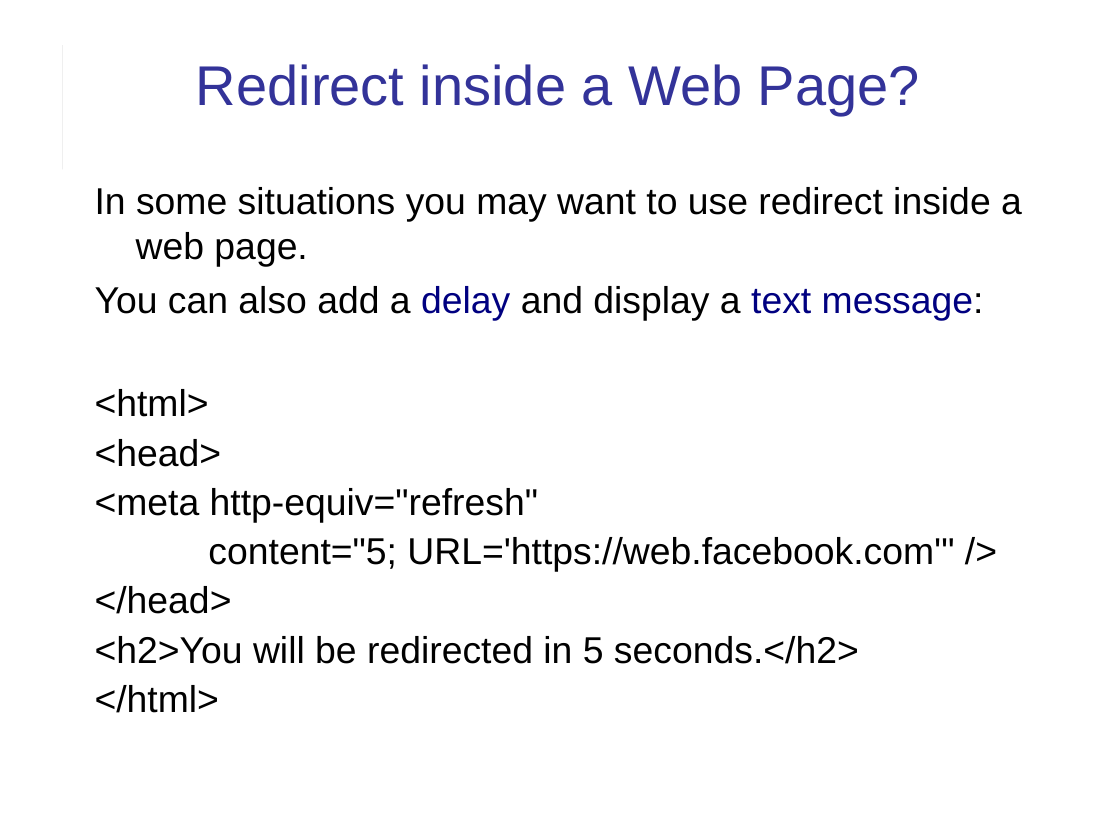
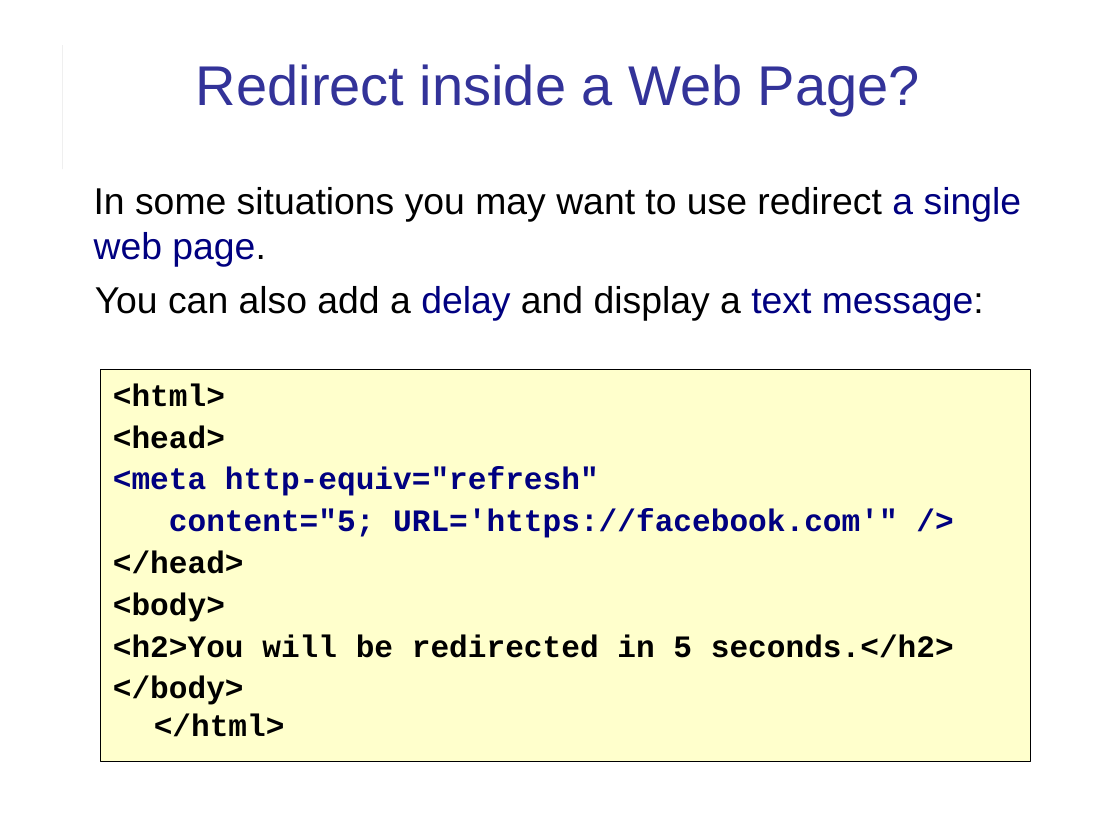
Before and after one commit to cpske/ISP, a slide deck: slide 18 of web/HTTP-in-Action.ppt (slide 13 before the commit). Drawn at 1120x840 pixels with LibreOffice and Linux fonts; fonts in the diff are those of the drawing. Boxes give left, top, right and bottom in pixels: in the first picture for what was removed or moved away, otherwise in the second. Text is boxed around its words. In the diff, an @@ line names an element or a change of style, - is before the commit and + after.

Commit message:
update slides on HTTP.  Added links in index.

```diff
--- a/web/HTTP-in-Action.ppt
+++ b/web/HTTP-in-Action.ppt
@@ text at box(94, 187, 1022, 267): text changed @@
-In some situations you may want to use redirect inside a web page.
+In some situations you may want to use redirect a single web page.
@@ text at box(95, 389, 954, 713): paragraphs removed @@
-<html>
-<head>
-<meta http-equiv="refresh"
-content="5; URL='https://web.facebook.com'" />
-</head>
-<h2>You will be redirected in 5 seconds.</h2>
-</html>
@@ rectangle added at box(101, 370, 1030, 762), fill #FFFFCC, outline #000000 0.74 pt, 20 pt, text #000000, bold @@
+<html>
+<head>
+<meta http-equiv="refresh"
+content="5; URL='https://facebook.com'" />
+</head>
+<body>
+<h2>You will be redirected in 5 seconds.</h2>
+</body>
+</html>
```
Also in this commit, not shown: 12 other slides changed, 7 slides added, 2 slides removed, 4 other files.
